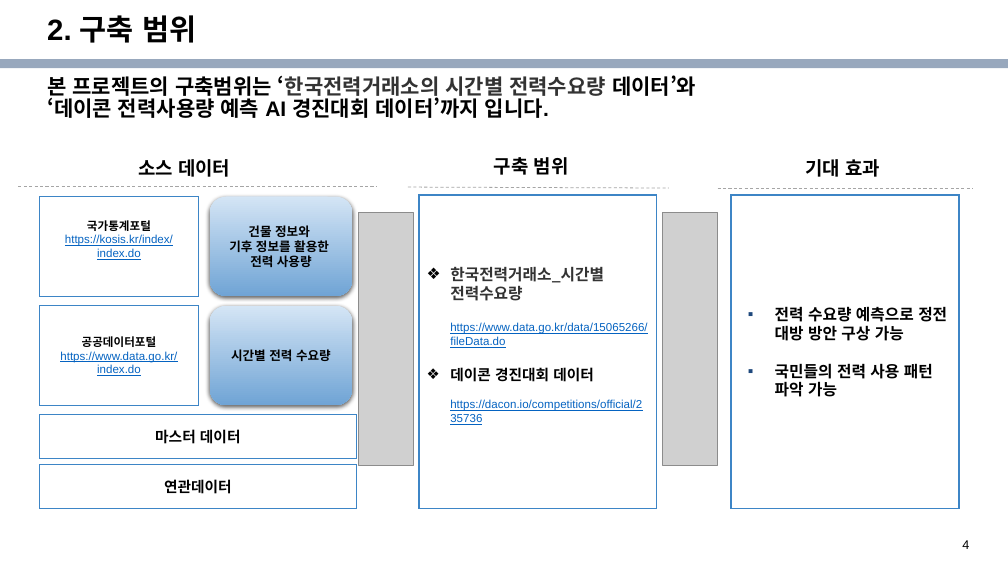
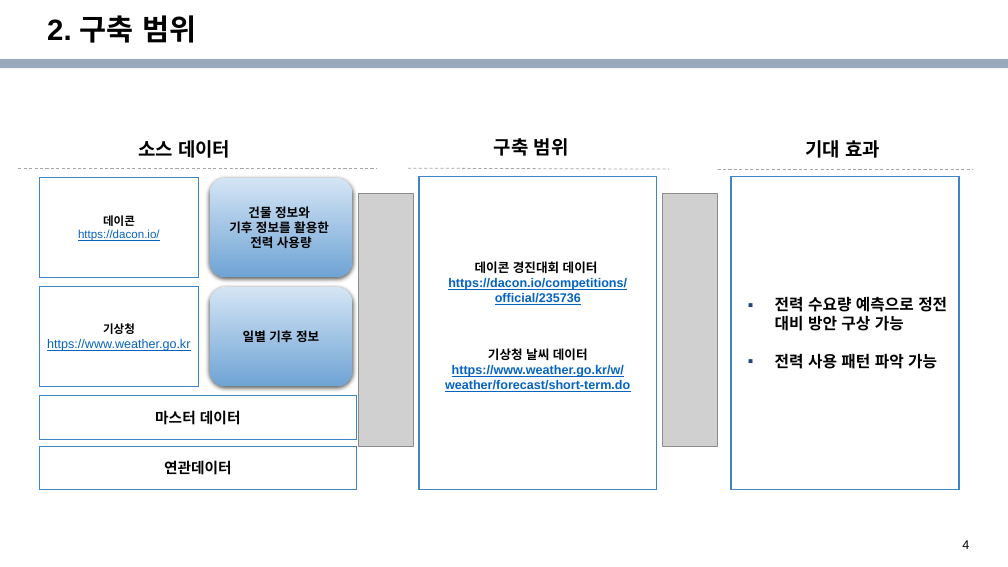
Before and after one commit to knudatascientists/Team3_stair, a slide deck: slide 4 of 3조 프로젝트 계획서.pptx. Drawn at 1008x567 pixels with LibreOffice and Linux fonts; fonts in the diff are those of the drawing; grey boxes stand for pictures; background and template pictures are left out. Boxes give left, top, right and bottom in pixels: in the first picture for what was removed or moved away, otherwise in the second. Text is boxed around its words. In the diff, an @@ line names an element or a change of style, - is before the commit and + after.

Commit message:
update

```diff
--- a/3조 프로젝트 계획서.pptx
+++ b/3조 프로젝트 계획서.pptx
@@ text removed at (x1=47, y1=75, x2=696, y2=118) @@
-본 프로젝트의 구축범위는 ‘한국전력거래소의 시간별 전력수요량 데이터’와
-‘데이콘 전력사용량 예측 AI 경진대회 데이터’까지 입니다.
@@ rectangle added at (x1=39, y1=178, x2=198, y2=278), fill #FFFFFF, outline #3D85C6 1 pt, 11 pt, text #0563C1, underline @@
+데이콘
+https://dacon.io/
@@ 3 texts, 3 lines, 2 pictures, 2 rectangles, 1 rounded rectangle moved together from (x1=18, y1=157, x2=972, y2=508) to (x1=18, y1=138, x2=972, y2=489) @@
@@ text in rectangle at (x1=445, y1=261, x2=630, y2=392): text changed; size 11 to 12 pt; bold on @@
-❖ 한국전력거래소_시간별 전력수요량
-  https://www.data.go.kr/data/15065266/fileData.do
-❖ 데이콘 경진대회 데이터
-  https://dacon.io/competitions/official/235736
+데이콘 경진대회 데이터
+https://dacon.io/competitions/official/235736
+기상청 날씨 데이터
+https://www.weather.go.kr/w/weather/forecast/short-term.do
@@ rectangle "기상청" moved from (x1=39, y1=197, x2=198, y2=296) to (x1=39, y1=287, x2=198, y2=386) @@
@@ rounded rectangle added at (x1=209, y1=287, x2=352, y2=386), fill gradient #D4E5F5 to #70A4D5, 12 pt, text #000000, bold @@
+일별 기후 정보
@@ text in rectangle at (x1=775, y1=296, x2=947, y2=369): text changed @@
-▪ 전력 수요량 예측으로 정전 대방 방안 구상 가능
-▪ 국민들의 전력 사용 패턴
-  파악 가능
+▪ 전력 수요량 예측으로 정전 대비 방안 구상 가능
+▪ 전력 사용 패턴 파악 가능
@@ rectangle removed at (x1=39, y1=306, x2=198, y2=405) @@
-공공데이터포털
-https://www.data.go.kr/index.do
@@ text in rectangle at (x1=47, y1=323, x2=190, y2=351): text changed; size 11 to 12 pt @@
-국가통계포털
-https://kosis.kr/index/index.do
+기상청
+https://www.weather.go.kr
@@ rounded rectangle removed at (x1=209, y1=306, x2=352, y2=405) @@
-시간별 전력 수요량
@@ rectangle "마스터 데이터" moved from (x1=39, y1=465, x2=356, y2=509) to (x1=39, y1=396, x2=356, y2=440) @@
@@ text in rectangle at (x1=155, y1=410, x2=241, y2=425): text changed @@
-연관데이터
+마스터 데이터
@@ rectangle "연관데이터" moved from (x1=39, y1=415, x2=356, y2=459) to (x1=39, y1=446, x2=356, y2=490) @@
@@ text in rectangle at (x1=164, y1=460, x2=232, y2=475): text changed @@
-마스터 데이터
+연관데이터
```
Also in this commit, not shown: 6 other slides changed.
